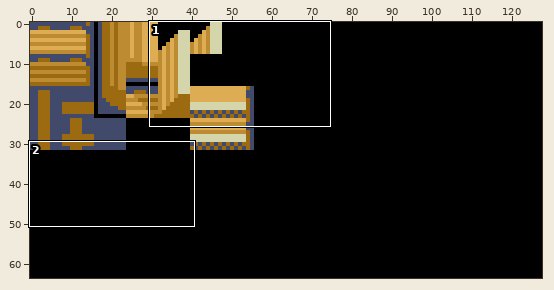
Sprite sheet -- data/tilesets/secondary/bell_tower/tiles.png. Above: a wide view before the commit, with the close-up outlined.
Close-up. As it was:
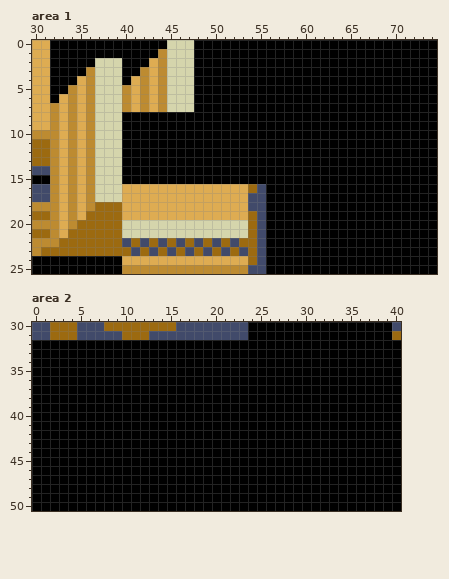
The file is 128x64 pixels. Shown: area 1: x 30..74, y 0..25; area 2: x 0..40, y 30..50.
After the commit:
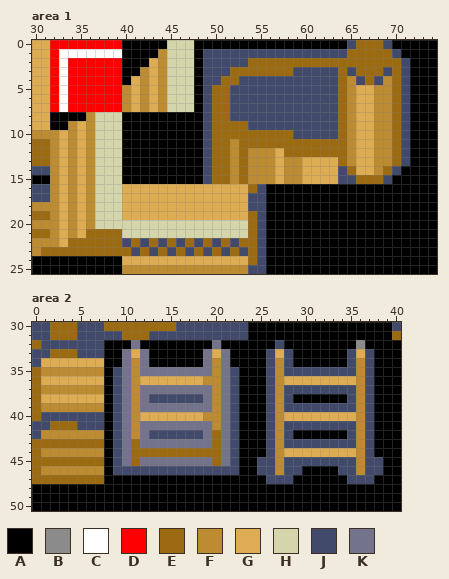
Palette (. is transparent): A #000000  B #8b8b8b  C #ffffff  D #ff0000  E #9c6a10  F #bd8b31  G #deac52  H #d5d5ac  J #414a6a  K #73738b
Edits made:
Changed rows in their new state; - is an unchanged pixel.
Area 1:
first column x 32:
 0 DDDDDDDD-------------------------JEEEJ--
 1 DCCCCCCC---------JJJJJJJJJJJJJJJJEEEEEJ-
 2 DCDDDDDD---------JJJJJEEEEEEEEEEEEEEEEEJ
 3 DCDDDDDD---------JJJEEEEEEEJJJJJEJEEEJEJ
 4 DCDDDDDD---------JJEEJJJJJJJJJJJEFJEJFEJ
 5 DCDDDDDD---------JEEJJJJJJJJJJJJEFGGFFEJ
 6 DCDDDDDD---------JEEJJJJJJJJJJJJEFGGFFEJ
 7 DCDDDDDD---------JEEJJJJJJJJJJJJEFGGFFEJ
 8 AAAA-------------JEEJJJJJJJJJJJJEFGGFFEJ
 9 AA---------------JEEEEJJJJJJJJJJEFGGFFEJ
10 -----------------JEEEEEEEEEJJJJJEFGGFFEJ
11 -----------------JEEFEEEEEEEEEEEEFGGFFEJ
12 -----------------JEEFEFFFGEEEEEEEFGGFFEJ
13 -----------------JEEFEFFFGFFGGGGEFGGFFEJ
14 -----------------JEEFEFFFGFFGGGGJEGGFEJ-
15 -----------------JEEFEFFFGFFGGGGJJEEEJ--
18 -----HHH--------------------------------
19 ----FHHH--------------------------------
20 ---GFHHH--------------------------------
21 --FG------------------------------------
22 -G--------------------------------------
Area 2:
first column x 0:
32 EJJJJJJJ---K--------K------J--------B--
33 JJEEEJJJ--KGK------KGK----JGJ------JGJ-
34 JGGGGGGG--KFK------KFK----JFJ------JFJ-
35 EFFFFFFF-JKFKKKKKKKKFKJ---JFJJJJJJJJFJ-
36 EGGGGGGG-JKFGGGGGGGFFKJ---JFGGGGGGGGFJ-
37 EFFFFFFF-JKFKKKKKKKKFKJ---JFJJJJJJJJFJ-
38 EGGGGGGG-JKFKJJJJJJKFKJ---JFJ------JFJ-
39 EFFFFFFF-JKFKKKKKKKKFKJ---JFJJJJJJJJFJ-
40 EJJJJJJJ-JKFGGGGGGGFFKJ---JFGGGGGGGGFJ-
41 JJEEEJJJ-JKFKKKKKKKKFKJ---JFJJJJJJJJFJ-
42 JFFFFFFF-JKFKJJJJJJKEKJ---JFJ------JFJ-
43 EEEEEEEE-JKEKKKKKKKKEKJ---JFJJJJJJJJFJ-
44 EFFFFFFF-JKEEEEEEEEEEKJ---JFGGGGGGGGFJ-
45 EEEEEEEE-JKEKKKKKKKKEKJ--JJFJJJJJJJJFJJ
46 EFFFFFFF-JJJJJJJJJJJJJJ--JJFJJ----JJFJJ
47 EEEEEEEE------------------JJJ------JJJ-
Pixel boxes of the changes (left, top, right, bottom) in both close-ups:
changed: (50, 40, 122, 130)
changed: (203, 40, 410, 184)
changed: (59, 202, 122, 247)
changed: (32, 340, 383, 484)
